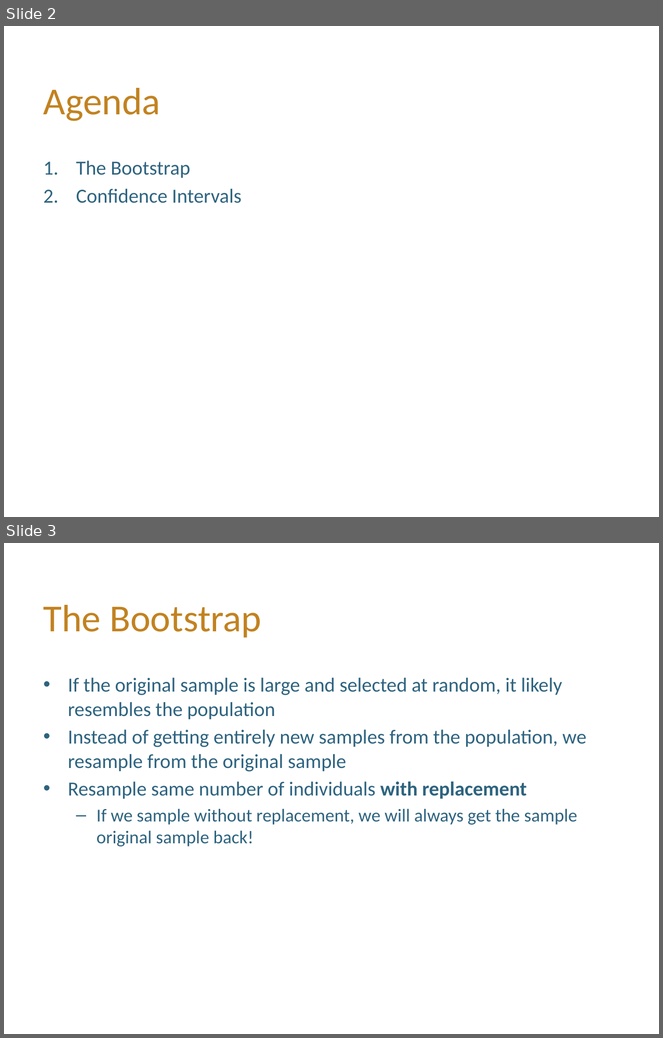
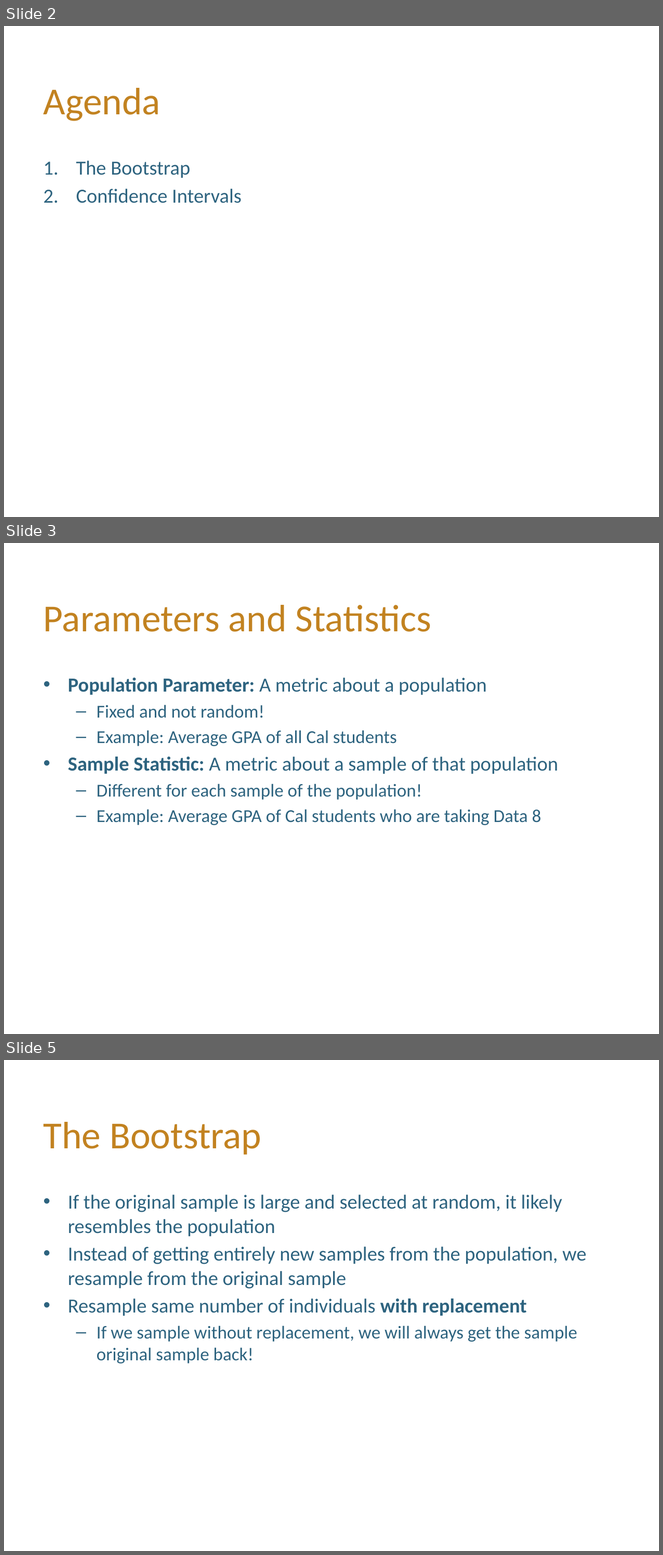
Before and after one commit to hLuo27/teaching, a slide deck: data8/slides/lab8.pptx. Shown one above the other, each under a label of ours: slides 2 and 3 before the commit, slides 2, 3 and 5 after it; the slides between them are not shown. The pictures are 663x1038 and 663x1555 pixels, drawn with LibreOffice and Linux fonts; fonts in the diff are those of the drawing; background and template pictures are left out. Boxes give left, top, right and bottom in pixels: in the first picture for what was removed or moved away, otherwise in the second. Text is boxed around its words. In the diff, an @@ line names an element or a change of style, - is before the commit and + after.

```diff
--- a/data8/slides/lab8.pptx
+++ b/data8/slides/lab8.pptx
@@ slide 3 added at box(4, 543, 659, 1034), background #FFFFFF @@
@@ title added at box(44, 605, 431, 632), 42 pt, text #C28220 @@
+Parameters and Statistics
@@ text added at box(68, 678, 559, 825), 20 pt, text #2D637F @@
+• Population Parameter: A metric about a population
+  – Fixed and not random!
+  – Example: Average GPA of all Cal students
+• Sample Statistic: A metric about a sample of that population
+  – Different for each sample of the population!
+  – Example: Average GPA of Cal students who are taking Data 8
@@ what was slide 3 is now slide 5 @@
```
Also in this commit, not shown: 1 slide changed, 7 other slides added, 3 slides removed, 2 other files.
